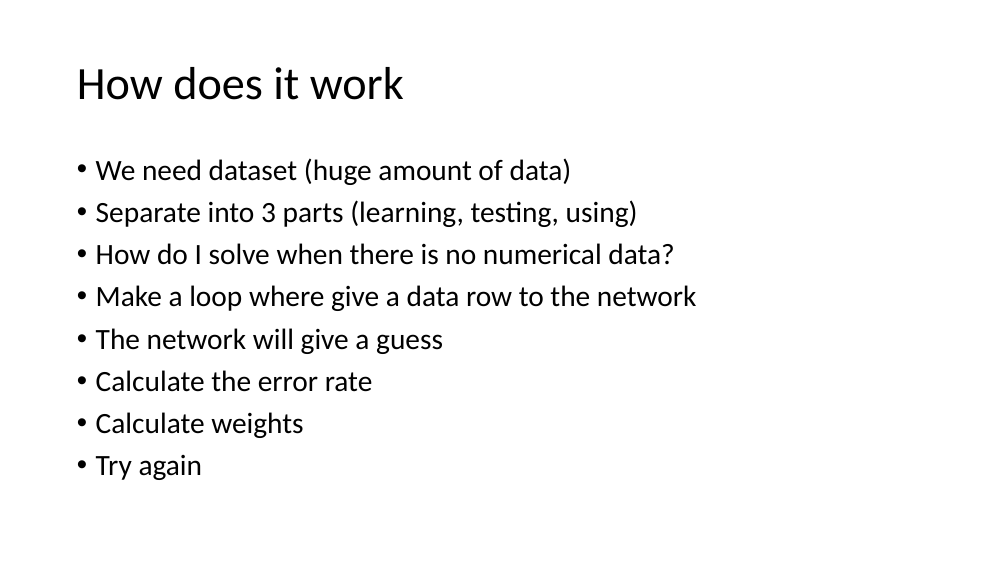
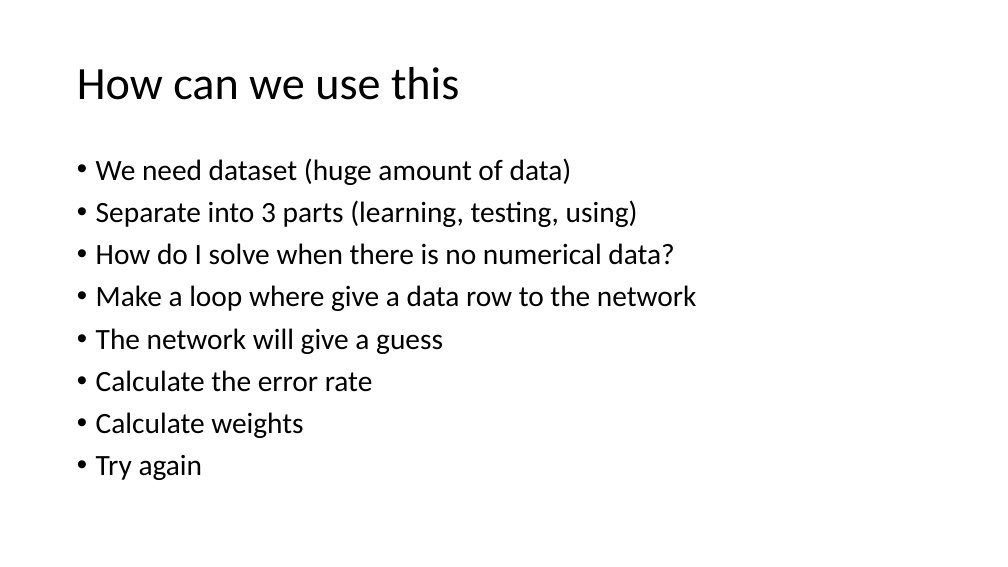
Before and after one commit to zasboth/tutorials, a slide deck: slide 12 of Neural networks/Neural Network Basics1.pptx (slide 3 before the commit). Drawn at 1008x567 pixels with LibreOffice and Linux fonts; fonts in the diff are those of the drawing. Boxes give left, top, right and bottom in pixels: in the first picture for what was removed or moved away, otherwise in the second. Text is boxed around its words. In the diff, an @@ line names an element or a change of style, - is before the commit and + after.

```diff
--- a/Neural networks/Neural Network Basics1.pptx
+++ b/Neural networks/Neural Network Basics1.pptx
@@ title at (77,67,459,100): text changed @@
-How does it work
+How can we use this
```
Also in this commit, not shown: 3 other slides changed, 5 slides added.
